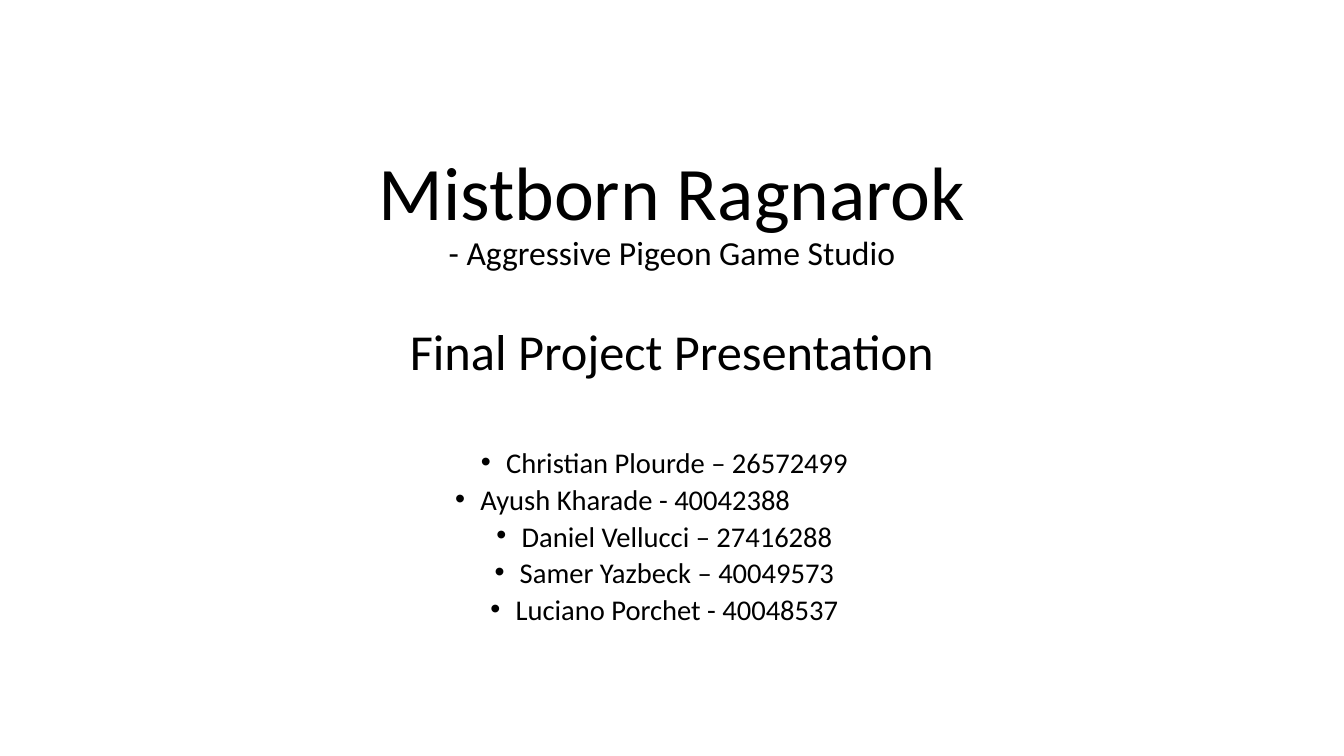
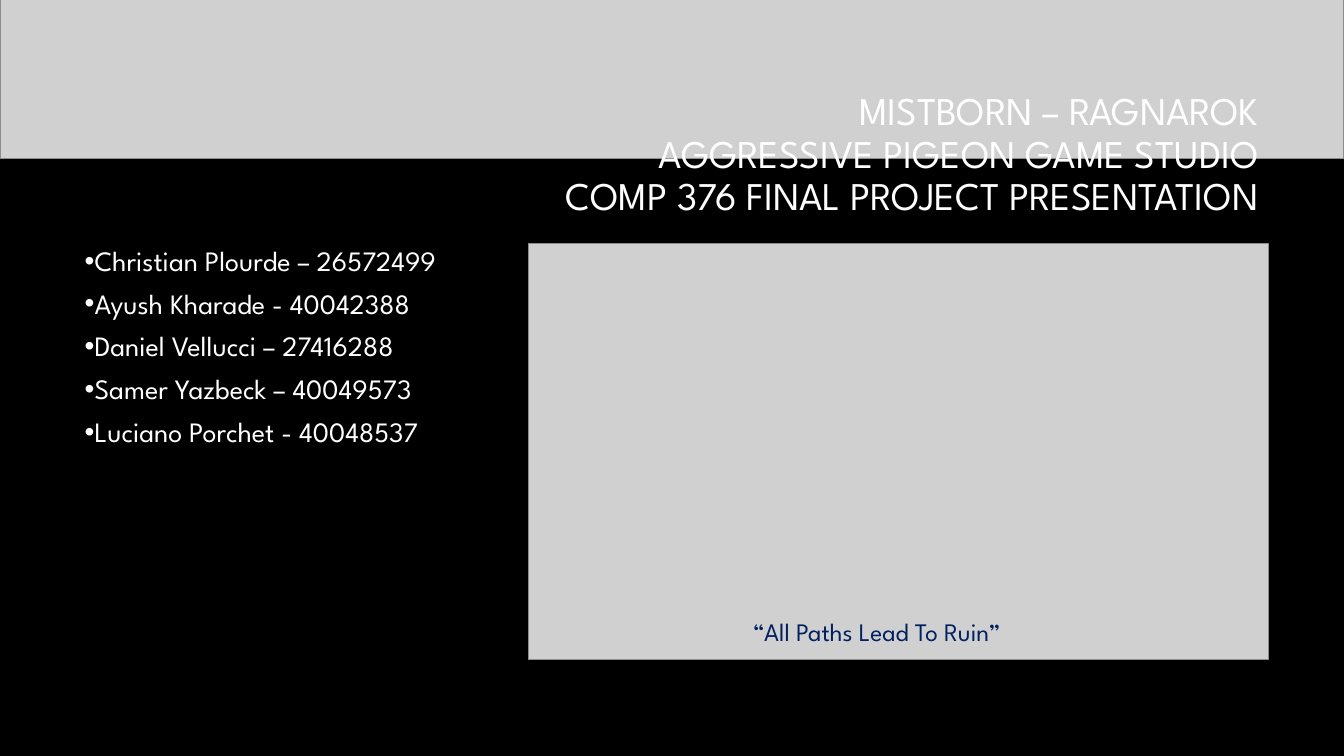
Before and after one commit to christian-plourde/COMP376-Project, a slide deck: slide 1 of Final demo presentation/Mistborn Ragnarok.pptx. Drawn at 1344x756 pixels with LibreOffice and Linux fonts; fonts in the diff are those of the drawing; grey boxes stand for pictures; background and template pictures are left out. Boxes give left, top, right and bottom in pixels: in the first picture for what was removed or moved away, otherwise in the second. Text is boxed around its words. In the diff, an @@ line names an element or a change of style, - is before the commit and + after.

Commit message:
updated the slides

```diff
--- a/Final demo presentation/Mistborn Ragnarok.pptx
+++ b/Final demo presentation/Mistborn Ragnarok.pptx
@@ background #FFFFFF to #000000 @@
@@ picture added at (x1=0, y1=0, x2=1344, y2=159) @@
@@ title "MISTBORN – RAGNAROK AGGRESSIVE PIGEON ..." at (x1=566, y1=99, x2=1258, y2=211): vertical alignment bottom to middle @@
@@ title at (x1=566, y1=99, x2=1258, y2=211): text changed; size 24 to 28 pt; font Calibri to League Spartan; text colour #000000 to #FFFFFF @@
-Mistborn Ragnarok
-- Aggressive Pigeon Game Studio
-Final Project Presentation
+MISTBORN – RAGNAROK
+AGGRESSIVE PIGEON GAME STUDIO
+COMP 376 FINAL PROJECT PRESENTATION
@@ subtitle "Christian Plourde – 26572499" moved from (x1=480, y1=453, x2=848, y2=621) to (x1=95, y1=251, x2=436, y2=443) @@
@@ subtitle "Christian Plourde – 26572499" at (x1=95, y1=251, x2=436, y2=443): size 20.4 to 20 pt, font Calibri to League Spartan, text colour #000000 to #FFFFFF; alignment centre to left; line spacing 0.7 to 0.9 @@
@@ picture added at (x1=528, y1=243, x2=1268, y2=659) @@
@@ text added at (x1=753, y1=623, x2=1000, y2=642), 18 pt, text #002060 @@
+“All Paths Lead To Ruin”
```
Also in this commit, not shown: 5 other slides changed.
